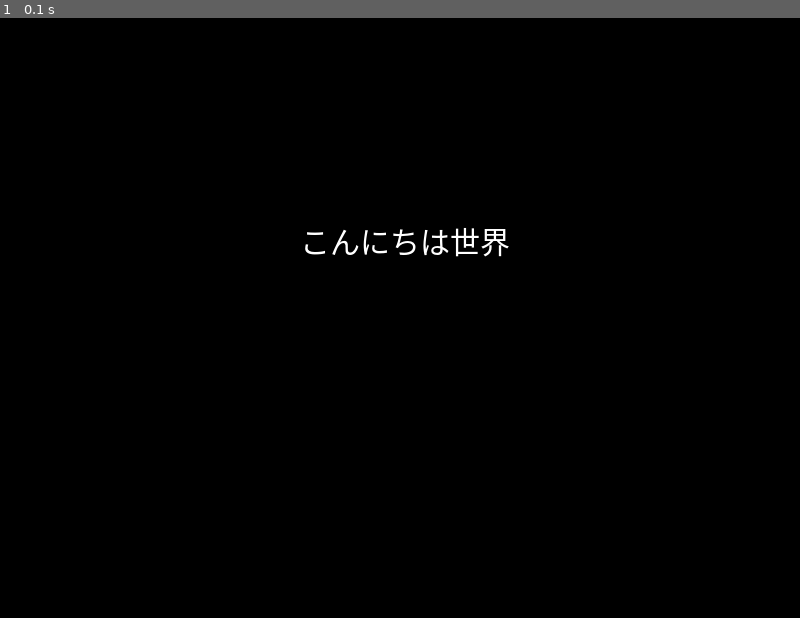
Above: before the commit, frame 1.
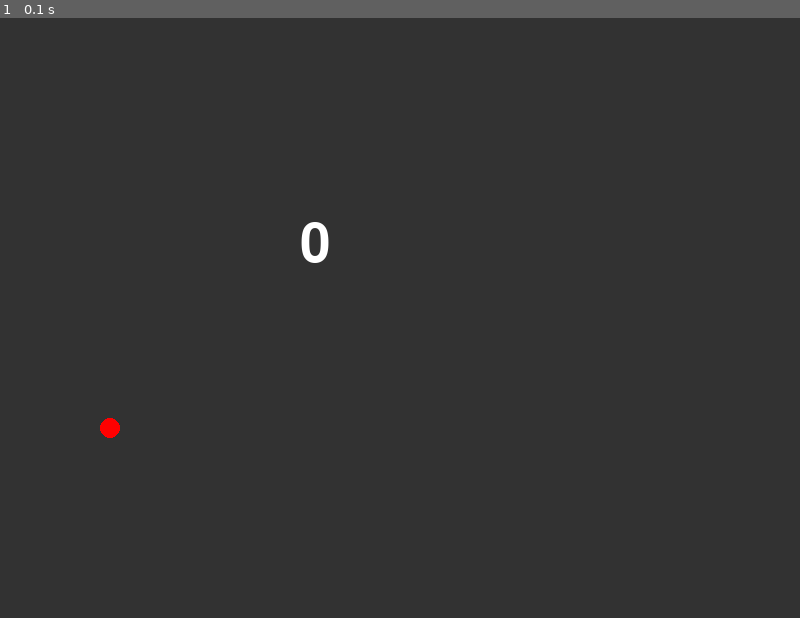
Above: after the commit, the same moment.

Repository: c0a24292b3/ProjExD_1
Game: pygame game, started from pygame_system.py
The game is run twice, just before and just after one commit, with the same random seed, the same clock (stepped at 60 frames per second) and the same inputs.
Inputs:
- Up to frame 1 (0.1 s): no input

The runs differ from the first frame. In frame 1, 100% of the frame differs, in the area x 0-100%, y 0-100%.

Commit message:
FPSの変更

Diff:
--- a/flying_kokaton.py
+++ /dev/null
@@ -1,28 +0,0 @@
-import os
-import sys
-import pygame as pg
-
-os.chdir(os.path.dirname(os.path.abspath(__file__)))
-
-
-def main():
-    pg.display.set_caption("はばたけ！こうかとん")
-    screen = pg.display.set_mode((800, 600))
-    clock  = pg.time.Clock()
-    bg_img = pg.image.load("fig/pg_bg.jpg")
-    tmr = 0
-    while True:
-        for event in pg.event.get():
-            if event.type == pg.QUIT: return
-
-        screen.blit(bg_img, [0, 0])
-        pg.display.update()
-        tmr += 1
-        clock.tick(10)
-
-
-if __name__ == "__main__":
-    pg.init()
-    main()
-    pg.quit()
-    sys.exit()
--- /dev/null
+++ b/pygame_image.py
@@ -0,0 +1,51 @@
+import os #ライブラリ読み込み
+import sys
+import pygame as pg #pygame
+
+os.chdir(os.path.dirname(os.path.abspath(__file__)))#このファイルの位置を作業ディレクトリにする
+
+
+def main():#メイン関数の定義
+    pg.display.set_caption("はばたけ！こうかとん")#set_caption関数で画面のタイトルを設定する、引数が文字列
+    screen = pg.display.set_mode((800, 600))#set_mode関数でsurfaceインスタンス生成,引数は幅と高さのタプル(800ピクセル,600ピクセル),戻り値が画面surface
+    clock  = pg.time.Clock()#timeモジュールのclockクラス。clockという時間計測用オブジェクトを生成する。
+    bg_img = pg.image.load("fig/pg_bg.jpg")  # imageモジュールのload関数でパスファイルを引数に、戻り値＝画像surfaceの生成。背景画像のSurface、bg_imgの作成
+    bg_img2 = pg.transform.flip(bg_img, True, False)  # #transformモジュールのflip関数で、上下左右の反転。左右反転boolをtrueにして背景画像を左右反転
+    kk_img = pg.image.load("fig/3.png")  # こうかとん画像のSurface
+    kk_img = pg.transform.flip(kk_img, True, False)
+    kk_rct = kk_img.get_rect()  # こうかとん画像のRect、get_rectメソッドでkk.imgの範囲を取得して、kk_rctとして残す
+    kk_rct.center = 300, 200  # こうかとん画像の中心座標を設定
+    tmr = 0#フレーム用変数の初期化
+    while True:
+        for event in pg.event.get():#eventモジュールの、get関数。イベントキューから取得したすべてのイベント情報をeventインスタンスが並んだeventリストに返す。
+            #イベントはキー入力やマウスクリックなどのこと。発生した順にキューに入る。getで取得したeventインスタンスはリストに入ったら、キューから削除される。
+            if event.type == pg.QUIT:
+                return#eventモジュールのtype属性。イベントの種類を表すインスタンス変数。quitはxボタンのクリックのこと。そのあとリターン
+        key_lst = pg.key.get_pressed()  #keyモジュールのget_pressed関数で キーの押下状態を取得しリストを作る。
+        if key_lst[pg.K_UP]:  # keyも樹0ルのget_pressedで作ったリストのインデックス、キーボード定数で,キーボードの上キーが押下を取得。boolで返す。
+            kk_rct.move_ip(0, -1)  # 上に移動、rectクラスのインスタンスをmove_ipメソッドで横と縦の速度を指定して動かす。
+        if key_lst[pg.K_DOWN]:
+            kk_rct.move_ip(0, +1)#下に移動。左上に原点があるから、yが+されると下にピクセルの位置が下がる。
+        if key_lst[pg.K_LEFT]:
+            kk_rct.move_ip(-1, 0)#左に移動。
+        if key_lst[pg.K_RIGHT]:
+            kk_rct.move_ip(+1, 0)#右に移動。
+
+        x = tmr%3200#フレーム数(ループの回数)、%3200で3200を超えたときに、0に戻らせ、ループさせる。
+        screen.blit(bg_img, [-x, 0])  # 1枚目　blitメソッドでsurfaceを別のsurfaceに貼り付ける。引数1は別のsurfaceインスタンス、引数2は位置座標を表すリストやタプル(Rectインスタンス)
+        #-x(フレームごとに左に動かす。)背景を動かすことで、こうかとんが動いているように見える。
+        screen.blit(bg_img2, [-x+1600, 0])  # 2枚目　1枚目の右に続く反転画像
+        screen.blit(bg_img, [-x+3200, 0])  # 3枚目 さらにその右に続く3枚目　ループ用。
+        # screen.blit(kk_img, [300, 200])
+        screen.blit(kk_img, kk_rct)#kk_imgをscreenのkk_rct座標に貼り付け。
+        pg.display.update()#update関数で画面の更新
+        # print(tmr, x)
+        tmr += 1    #ループの回数を毎回+1増やす
+        clock.tick(200)#tickメソッドを使えば、指定したフレーム分の遅延を発生できる。
+
+
+if __name__ == "__main__":#importではなく、直接実行の際に、メイン処理を走らせる。
+    pg.init()#pygameモジュールの初期化
+    main()#main処理
+    pg.quit()#pygameモジュールの初期化を解除
+    sys.exit()#プログラムの終了、pg.quit,sys.exitはなくても動くが正常終了か異常終了かわかりやすくなる。
--- a/japanese_font.py
+++ b/pygame_system.py
@@ -6,21 +6,27 @@
 
 
 def main():
-    font_lst = [f for f in pg.font.get_fonts() if f != ""]
-    print(font_lst)
-
+    pg.display.set_caption("はじめてのPygame")
     screen = pg.display.set_mode((800, 600))
     clock = pg.time.Clock()
-    font = pg.font.SysFont("hgp創英角ﾎﾟｯﾌﾟ体", 30)
+    font = pg.font.Font(None, 80)
+
+    enn = pg.Surface((20, 20))
+    pg.draw.circle(enn, (255, 0, 0), (10, 10), 10)
+    enn.set_colorkey((0, 0, 0))
+
+    tmr = 0
     while True:
         for event in pg.event.get():
             if event.type == pg.QUIT: return
 
-        txt = font.render("こんにちは世界", True, (255, 255, 255))
-        screen.fill((0, 0, 0))
+        txt = font.render(str(tmr), True, (255, 255, 255))
+        screen.fill((50, 50, 50))
         screen.blit(txt, [300, 200])
+        screen.blit(enn, [100, 400])
         pg.display.update()
-        clock.tick(10)
+        tmr += 1
+        clock.tick(0.1)
 
 
 if __name__ == "__main__":
